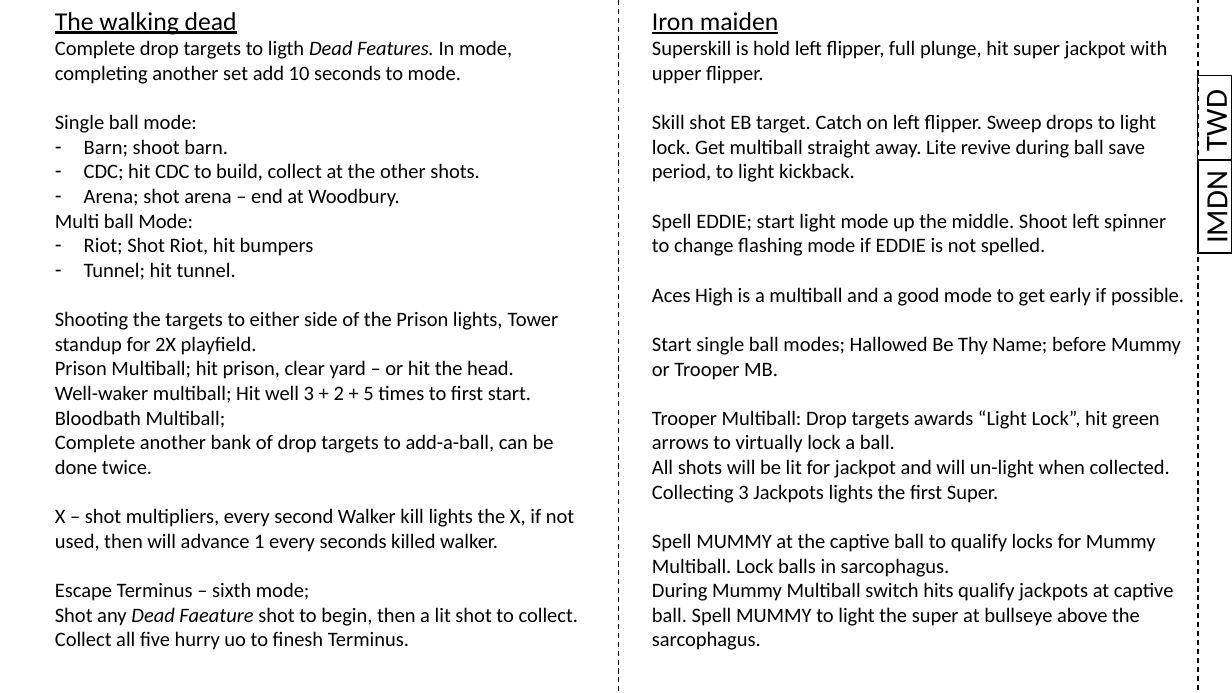
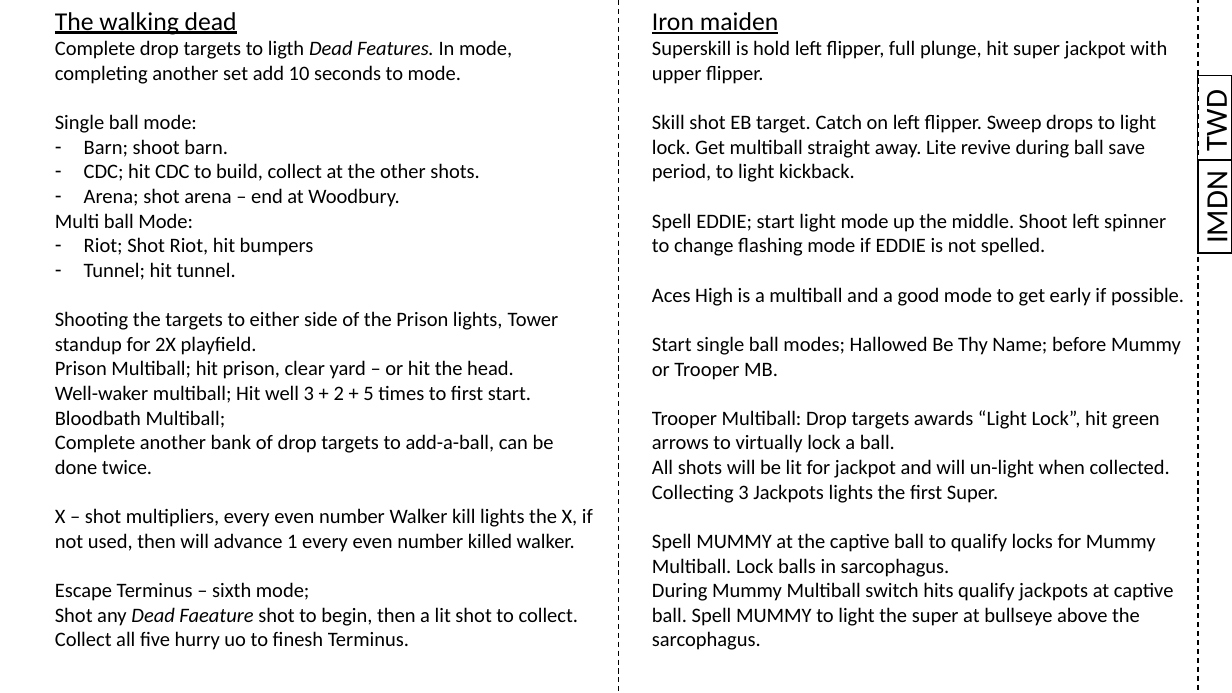
Before and after one commit to karstenbolge/PB, a slide deck: slide 2 of PB.pptx. Drawn at 1232x693 pixels with LibreOffice and Linux fonts; fonts in the diff are those of the drawing. Boxes give left, top, right and bottom in pixels: in the first picture for what was removed or moved away, otherwise in the second. Text is boxed around its words. In the diff, an @@ line names an element or a change of style, - is before the commit and + after.

Commit message:
Fix

```diff
--- a/PB.pptx
+++ b/PB.pptx
@@ text at <box>55,508,593,552</box>: text changed @@
-X – shot multipliers, every second Walker kill lights the X, if not used, then will advance 1 every seconds killed walker.
+X – shot multipliers, every even number Walker kill lights the X, if not used, then will advance 1 every even number killed walker.
```
